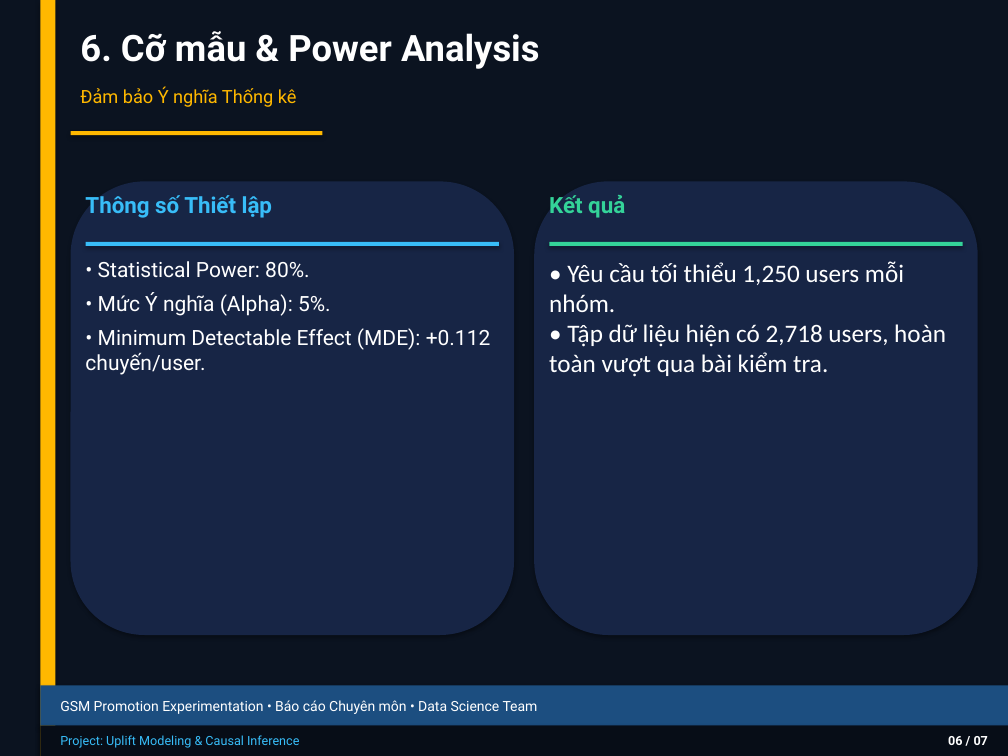
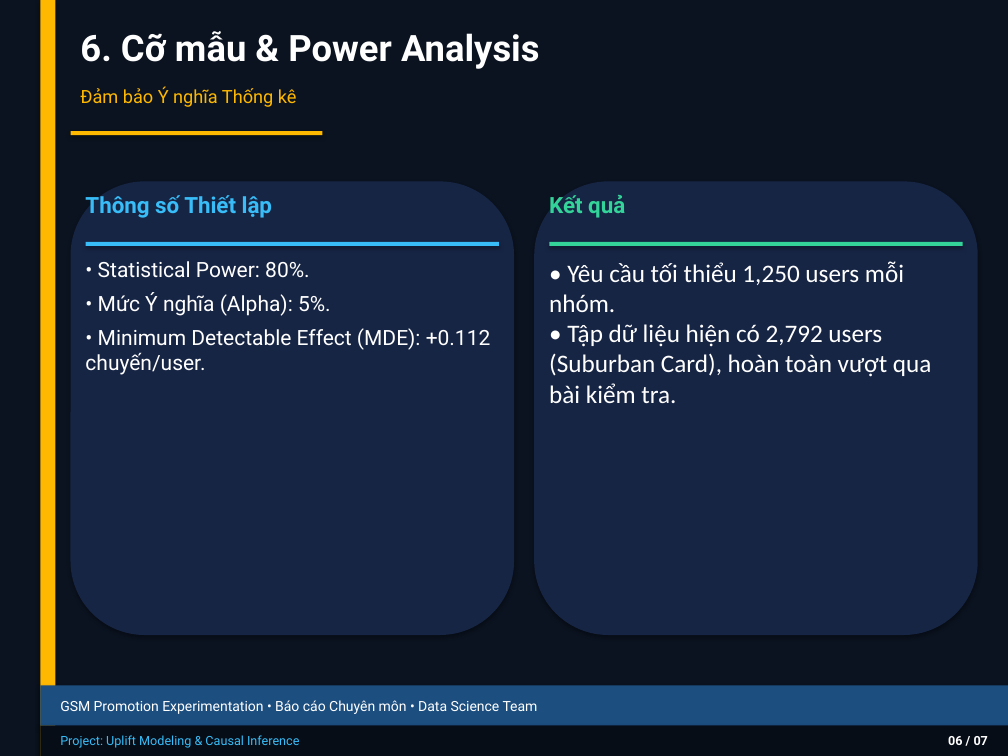
Before and after one commit to thaibuivan/GSM-promotion-experimentation, a slide deck: slide 7 of docs/Week3_Experiment_Design_Summary.pptx. Drawn at 1008x756 pixels with LibreOffice and Linux fonts; fonts in the diff are those of the drawing. Boxes give left, top, right and bottom in pixels: in the first picture for what was removed or moved away, otherwise in the second. Text is boxed around its words. In the diff, an @@ line names an element or a change of style, - is before the commit and + after.

```diff
--- a/docs/Week3_Experiment_Design_Summary.pptx
+++ b/docs/Week3_Experiment_Design_Summary.pptx
@@ text at <box>549,324,932,403</box>: text changed @@
-• Tập dữ liệu hiện có 2,718 users, hoàn toàn vượt qua bài kiểm tra.
+• Tập dữ liệu hiện có 2,792 users (Suburban Card), hoàn toàn vượt qua bài kiểm tra.
```
Also in this commit, not shown: 3 other slides changed, 4 other files.
